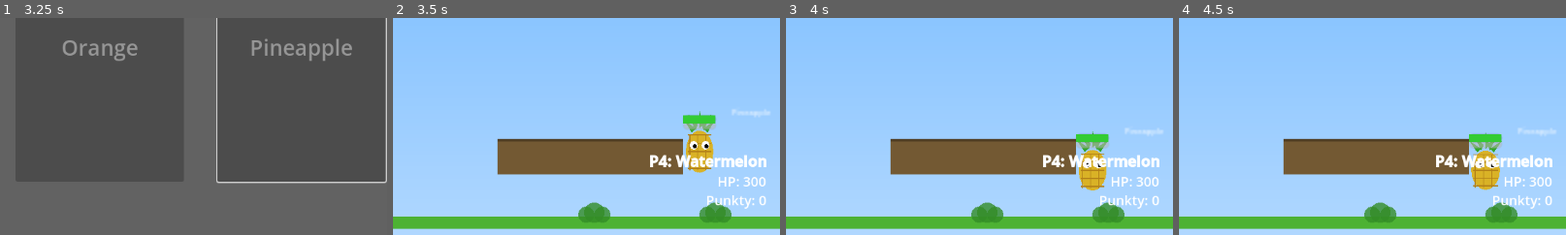
Above: before the commit, frames 1-4 (left to right).
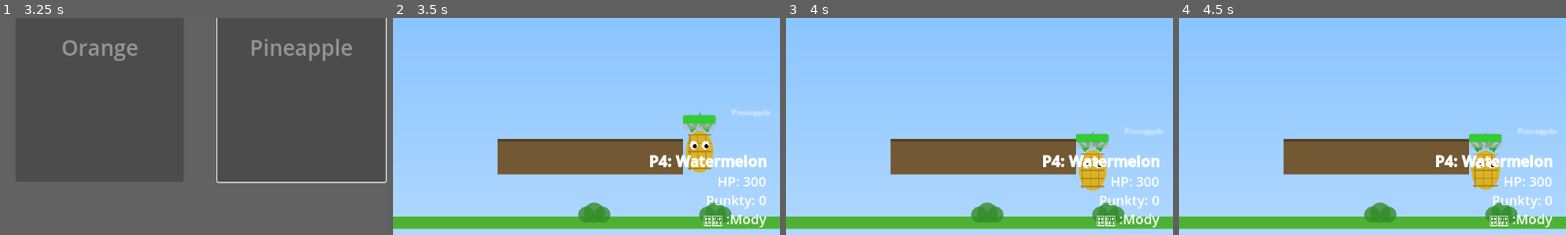
Above: after the commit, the same moments.

Repository: mamamd3/Fruit-Game
Game: Godot game, scene res://scenes/ui/splash_screen.tscn
The game is run twice, just before and just after one commit, with the same random seed, the same clock (stepped at 60 frames per second) and the same inputs.
Inputs (mouse positions are % of the whole screen's width and height, from its top left):
- Up to frame 1 (3.25 s): tap Enter (ui_accept) at 0.5, 0.77 s; move the mouse to (72, 45) at 0.52 s; click (72, 45) at 0.67 s; click "▶ Start gra lokalna" at 1.25 s; click "Orange" at 2 s; click "Pineapple" at 2.75 s
- Up to frame 2 (3.5 s): no input
- Up to frame 3 (4 s): move the mouse to (30, 55) at 3.52 s; click (30, 55) at 3.67 s; tap Enter (ui_accept) at 3.77 s
- Up to frame 4 (4.5 s): move the mouse to (60, 28) at 4.27 s; click (60, 28) at 4.42 s
The pictures show only the part of the screen within x 50-100%, y 43-93%; the shares and areas given below are measured in that part.

Frame 1 is identical in both runs. In frame 2, 0.5% of the frame differs, in the area x 80-97%, y 90-97%; in frame 3, 0.5%; in frame 4, 0.5%.
Error in both runs: Invalid access to property or key 'Watermelon' on a base object of type 'Dictionary'. (res://scripts/core/main_game.gd:73)

Commit message:
feat: implement procedural character drawing node and define global game state and modifier systems

Diff:
--- a/scripts/core/global.gd
+++ b/scripts/core/global.gd
@@ -195,6 +195,13 @@
 		alive[ch] = true
 		if not points.has(ch):    points[ch]    = 0
 		if not modifiers.has(ch): modifiers[ch] = []
+
+		# Wbudowane modyfikatory postaci
+		if ch == "Lemon" and not "fermentation" in modifiers[ch]:
+			modifiers[ch].append("fermentation")
+		if ch == "Watermelon" and not "armor" in modifiers[ch]:
+			modifiers[ch].append("armor")
+
 	round_over   = false
 	game_started = false
 	winner       = ""
